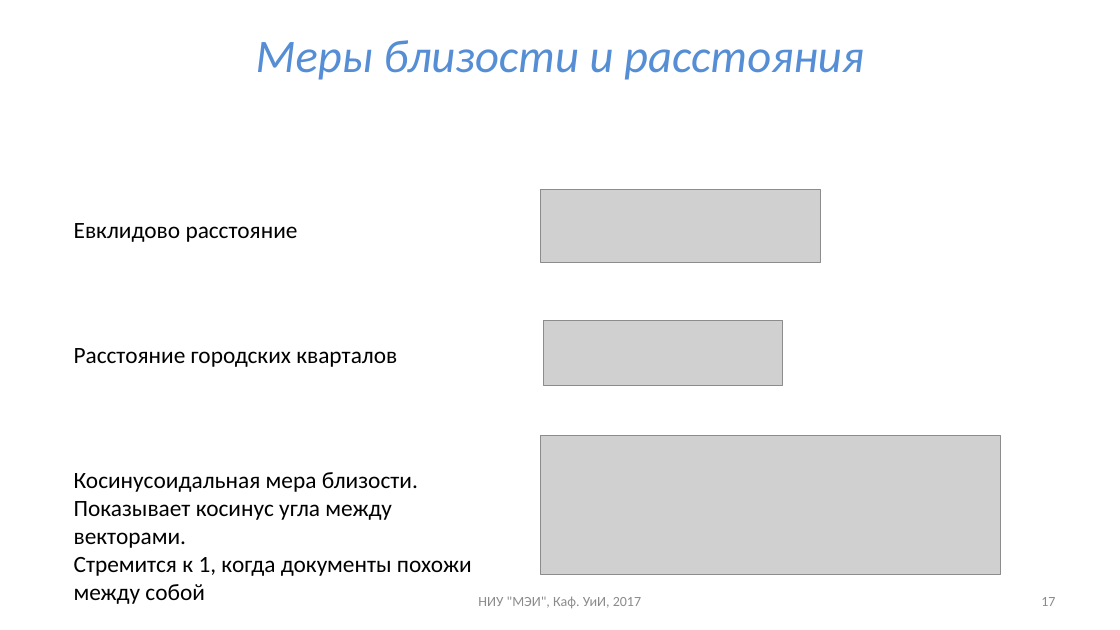
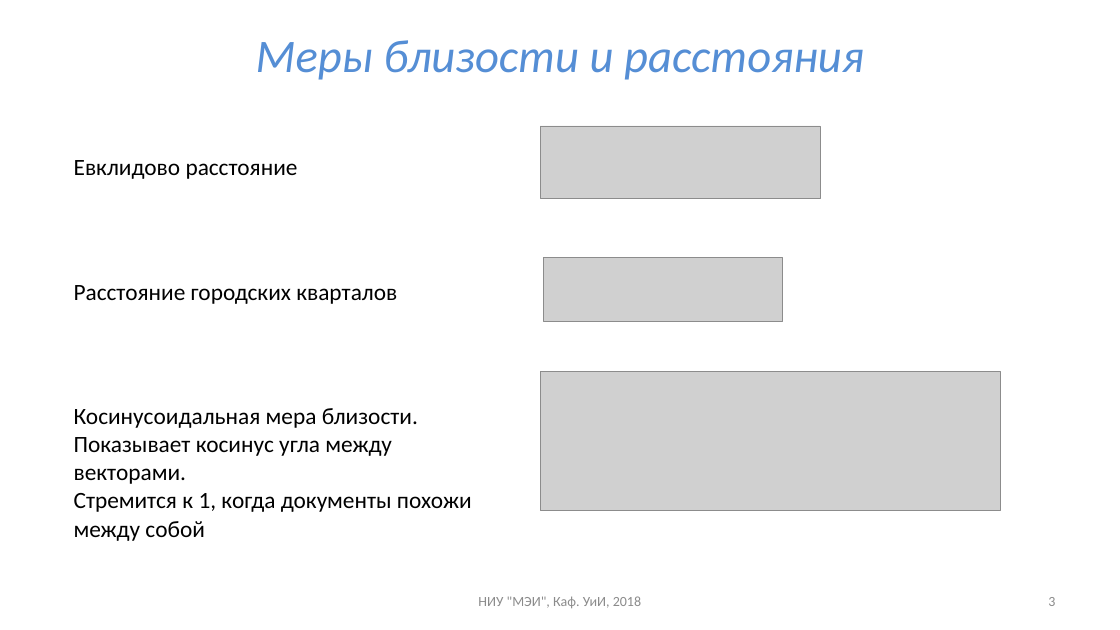
Before and after one commit to uii-mpei/uii-mpei.github.io, a slide deck: slide 3 of study/courses/iis/IIS_lec_2.pptx (slide 17 before the commit). Drawn at 1120x630 pixels with LibreOffice and Linux fonts; fonts in the diff are those of the drawing; grey boxes stand for pictures. Boxes give left, top, right and bottom in pixels: in the first picture for what was removed or moved away, otherwise in the second. Text is boxed around its words. In the diff, an @@ line names an element or a change of style, - is before the commit and + after.

```diff
--- a/study/courses/iis/IIS_lec_2.pptx
+++ b/study/courses/iis/IIS_lec_2.pptx
@@ picture added at (x1=540, y1=126, x2=820, y2=198) @@
@@ picture removed at (x1=540, y1=190, x2=820, y2=262) @@
@@ picture added at (x1=544, y1=257, x2=783, y2=322) @@
@@ picture removed at (x1=544, y1=321, x2=783, y2=386) @@
@@ 3 texts, 1 picture moved together from (x1=74, y1=223, x2=1001, y2=604) to (x1=74, y1=160, x2=1001, y2=541) @@
@@ text at (x1=478, y1=596, x2=641, y2=608): text changed @@
-НИУ "МЭИ", Каф. УиИ, 2017
+НИУ "МЭИ", Каф. УиИ, 2018
@@ page number at (x1=1048, y1=597, x2=1055, y2=606): text changed @@
-17
+3
```
Also in this commit, not shown: 7 other slides changed, 7 slides added, 15 slides removed, 2 other files.
